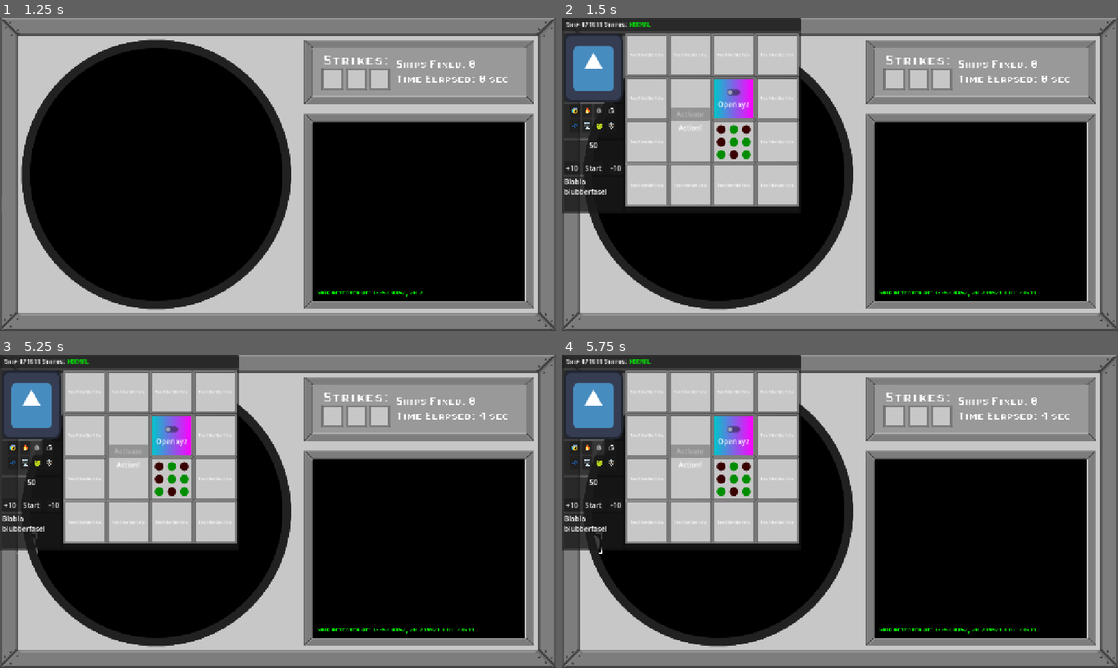
Above: before the commit, frames 1-4 (two rows, left to right).
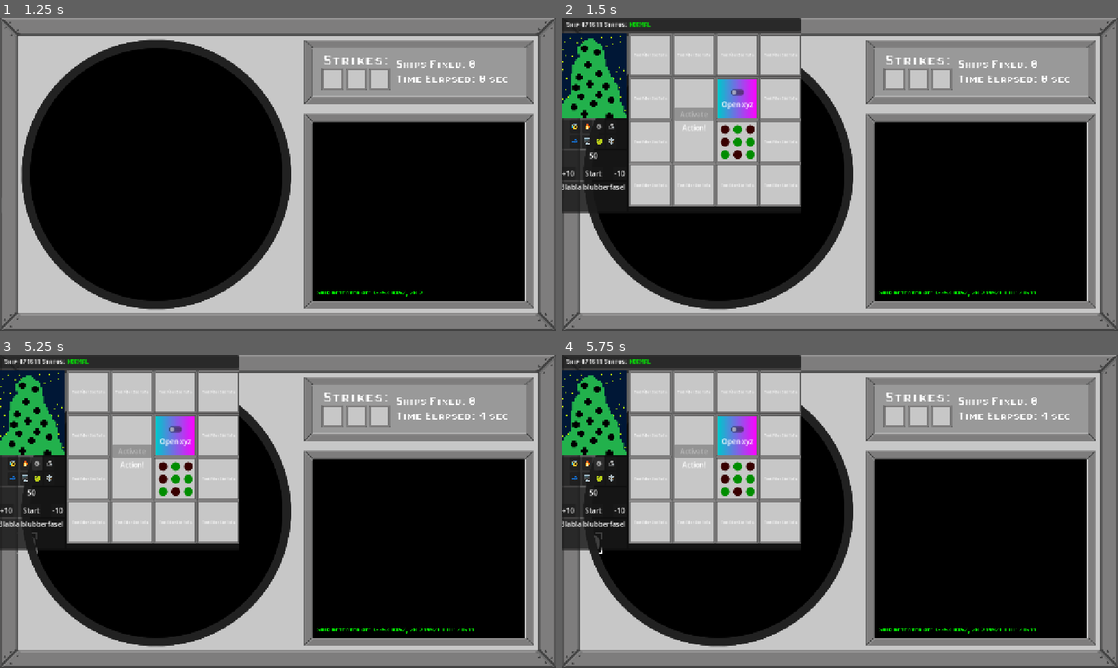
Above: after the commit, the same moments.

Repository: MisterIXI/godot-wildjam-98
Game: Godot game, scene res://scenes/menu/main_menu.tscn
The game is run twice, just before and just after one commit, with the same random seed, the same clock (stepped at 60 frames per second) and the same inputs. The engine's default icon, where the game draws it, is replaced by a stand-in: a white triangle on a blue panel in a dark square. Sound files missing from this copy of the repository are replaced by a short silence.
Inputs (mouse positions are in pixels of both pictures, inside the frame that each line leads up to):
- Up to frame 1 (1.25 s): click "Start" at 0.5 s
- Up to frame 2 (1.5 s): tap Enter at 1.25 s; drag from (567, 205) to (895, 105) at 1.27 s
- Up to frame 3 (5.25 s): click "Start" at 2 s; click "Start" at 2.75 s; click "😰" at 3.5 s; click "🔥" at 4.25 s; click "⚙️" at 5 s
- Up to frame 4 (5.75 s): no input

Frame 1 is identical in both runs. In frame 2, 7.8% of the frame differs, in the area x 0-43%, y 4-61%; in frame 3, 7.8%; in frame 4, 7.8%.

Commit message:
dudes added

Diff:
--- /dev/null
+++ b/space-ship-support/scenes/window/dude_tex_rect.gd
@@ -0,0 +1,6 @@
+extends TextureRect
+
+@export var dudes: Array[Texture2D]
+
+func _ready() -> void:
+	texture = dudes.pick_random()
--- a/space-ship-support/scenes/window/ship_window.tscn
+++ b/space-ship-support/scenes/window/ship_window.tscn
@@ -3,7 +3,27 @@
 [ext_resource type="Script" uid="uid://dpcjujgxs4apa" path="res://scenes/window/ship_window.gd" id="1_4j3jj"]
 [ext_resource type="Texture2D" uid="uid://byqodh57uugor" path="res://icon.svg" id="2_0osky"]
 [ext_resource type="FontFile" uid="uid://bbwwkkjcgbkgq" path="res://assets/fonts/PixelOperatorHBSC.ttf" id="2_obuqq"]
+[ext_resource type="Script" uid="uid://dshtwxgqpcyej" path="res://scenes/window/dude_tex_rect.gd" id="4_30j56"]
 [ext_resource type="Texture2D" uid="uid://d33n1qrupesbq" path="res://assets/9slice_base.png" id="4_lnte3"]
+[ext_resource type="Texture2D" uid="uid://cmpsxq5du5xxu" path="res://assets/Dudes/dude01.png" id="5_shi57"]
+[ext_resource type="Texture2D" uid="uid://12yv37xnwx4d" path="res://assets/Dudes/dude02.png" id="6_fi41h"]
+[ext_resource type="Texture2D" uid="uid://b1m8rlcc03v3i" path="res://assets/Dudes/dude03.png" id="7_k6qn7"]
+[ext_resource type="Texture2D" uid="uid://8dywo6x3xn5w" path="res://assets/Dudes/dude04.png" id="8_hlxdo"]
+[ext_resource type="Texture2D" uid="uid://bvpf81ay73n2t" path="res://assets/Dudes/dude05.png" id="9_mydhn"]
+[ext_resource type="Texture2D" uid="uid://b8dbg82xlue8d" path="res://assets/Dudes/dude06.png" id="10_gb8hr"]
+[ext_resource type="Texture2D" uid="uid://bg75tjeyp1q1v" path="res://assets/Dudes/dude07.png" id="11_qn3d0"]
+[ext_resource type="Texture2D" uid="uid://cgh4j207qbu4d" path="res://assets/Dudes/dude08.png" id="12_gpgtu"]
+[ext_resource type="Texture2D" uid="uid://enydkarqp8ts" path="res://assets/Dudes/dude09.png" id="13_2odnx"]
+[ext_resource type="Texture2D" uid="uid://d4jfxicdfqf24" path="res://assets/Dudes/dude11.png" id="14_uoer5"]
+[ext_resource type="Texture2D" uid="uid://bxxav5xq3nuo4" path="res://assets/Dudes/dude12.png" id="15_whoiu"]
+[ext_resource type="Texture2D" uid="uid://1q1mqnnkixmd" path="res://assets/Dudes/dude13.png" id="16_alaec"]
+[ext_resource type="Texture2D" uid="uid://b4hxpwq1x65xk" path="res://assets/Dudes/dude14.png" id="17_wlgir"]
+[ext_resource type="Texture2D" uid="uid://blpegkunmtmle" path="res://assets/Dudes/dude15.png" id="18_li2us"]
+[ext_resource type="Texture2D" uid="uid://cnbbn6moixowh" path="res://assets/Dudes/dude16.png" id="19_575pw"]
+[ext_resource type="Texture2D" uid="uid://cbdxusr8g3k0q" path="res://assets/Dudes/dude17.png" id="20_4aj4c"]
+[ext_resource type="Texture2D" uid="uid://bkvm2ex3lv5en" path="res://assets/Dudes/dude18.png" id="21_xwes1"]
+[ext_resource type="Texture2D" uid="uid://122fxrm67jam" path="res://assets/Dudes/dude19.png" id="22_qhsi6"]
+[ext_resource type="Texture2D" uid="uid://6ol80jk4iknu" path="res://assets/Dudes/dude20.png" id="23_k7myh"]
 
 [node name="ShipWindow" type="Panel" unique_id=118375707 node_paths=PackedStringArray("module_parent", "title_label")]
 clip_contents = true
@@ -71,6 +91,8 @@
 [node name="CharacterTexRect" type="TextureRect" parent="ContentMarginContainer/HBoxContainer/InfoMarginContainer/InfoVBox/CharacterPanel" unique_id=1499784406]
 layout_mode = 2
 texture = ExtResource("2_0osky")
+script = ExtResource("4_30j56")
+dudes = Array[Texture2D]([ExtResource("5_shi57"), ExtResource("6_fi41h"), ExtResource("7_k6qn7"), ExtResource("8_hlxdo"), ExtResource("9_mydhn"), ExtResource("10_gb8hr"), ExtResource("11_qn3d0"), ExtResource("12_gpgtu"), ExtResource("13_2odnx"), ExtResource("14_uoer5"), ExtResource("15_whoiu"), ExtResource("16_alaec"), ExtResource("17_wlgir"), ExtResource("18_li2us"), ExtResource("19_575pw"), ExtResource("20_4aj4c"), ExtResource("21_xwes1"), ExtResource("22_qhsi6"), ExtResource("23_k7myh")])
 
 [node name="DiagnosePanel" type="PanelContainer" parent="ContentMarginContainer/HBoxContainer/InfoMarginContainer/InfoVBox" unique_id=1196009241]
 layout_mode = 2
Not shown, added: space-ship-support/assets/Dudes/dude15.png.import
Not shown, added: space-ship-support/assets/Dudes/dude16.png.import
Not shown, added: space-ship-support/assets/Dudes/dude17.png.import
Not shown, added: space-ship-support/assets/Dudes/dude18.png.import
Not shown, added: space-ship-support/assets/Dudes/dude19.png.import
Not shown, added: space-ship-support/assets/Dudes/dude20.png.import
Not shown, added: space-ship-support/scenes/window/dude_tex_rect.gd.uid
